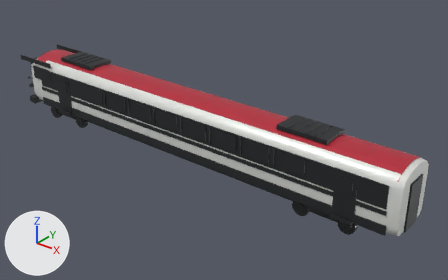
Before and after pictures for a commit that changed the glTF model public/models/railjet-lab/blender/railjet-classic-driving-trailer.glb.
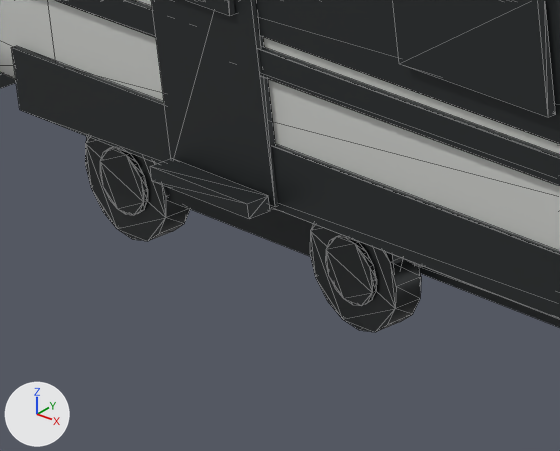
The first picture shows the older version from a camera (50 mm lens) standing at (21.3, -23.3, 16.4) and looking at (1.9, 1.0, 1.4). The close-ups show the older and then the newer version on the part from 9% to 23% of the width and 33% to 50% of the height of that picture. Only the edits that show in the close-ups are written down. The axes (+X, +Y, +Z) are drawn at lower left. The lights are the same throughout. The close-ups show mesh edges as thin lines. Where no turn or scale is listed for an object, it has been applied to the vertices.

Names of what the first close-up shows: 'driving_trailer_bogie_a_brake_disc_-1_0', 'driving_trailer_bogie_a_brake_disc_-1_1', 'driving_trailer_bogie_a_sideframe_-1', 'driving_trailer_bogie_a_wheel_-1_0', 'driving_trailer_bogie_a_wheel_-1_1', 'driving_trailer_door_-1_0', 'driving_trailer_door_step_-1_0', 'driving_trailer_lofted_body', 'driving_trailer_lower_skirt_-1', 'driving_trailer_red_belt_-1', 'driving_trailer_window_-1_0', 'driving_trailer_window_band_-1' and 4 more.
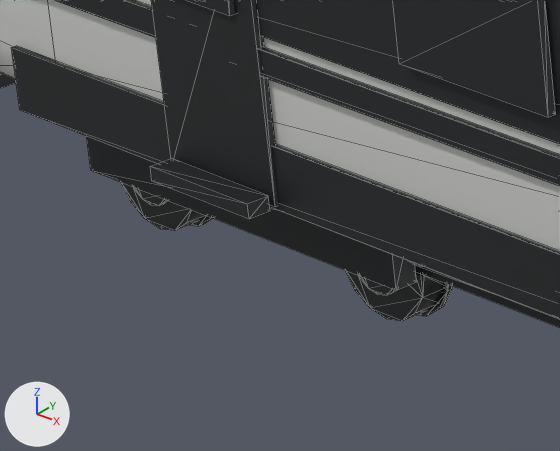
What changed in the scene script:
```text
Change ob_driving_trailer_bogie_a_brake_disc__1_0:
    ob_driving_trailer_bogie_a_brake_disc__1_0.location: (-1.25, -1.085, 0.46) -> (-1.25, -0.863, 0.46)
Change ob_driving_trailer_bogie_a_brake_disc__1_1:
    ob_driving_trailer_bogie_a_brake_disc__1_1.location: (1.25, -1.085, 0.46) -> (1.25, -0.863, 0.46)
Change ob_driving_trailer_bogie_a_wheel__1_0:
    ob_driving_trailer_bogie_a_wheel__1_0.location: (-1.25, -0.96, 0.46) -> (-1.25, -0.718, 0.46)
Change ob_driving_trailer_bogie_a_wheel__1_1:
    ob_driving_trailer_bogie_a_wheel__1_1.location: (1.25, -0.96, 0.46) -> (1.25, -0.718, 0.46)
Add ob_driving_trailer_bogie_a_flange__1_1:
    ob_driving_trailer_bogie_a_flange__1_1 = bpy.data.objects.new('driving_trailer_bogie_a_flange_-1_1', me_rj_unitcylinder_16)
    ob_driving_trailer_bogie_a_flange__1_1.parent = ob_driving_trailer_bogie_a
    ob_driving_trailer_bogie_a_flange__1_1.location = (1.25, -0.613, 0.46)
    ob_driving_trailer_bogie_a_flange__1_1.rotation_euler = (1.571, 0.0, 0.0)  # degrees (90, 0, 0)
    ob_driving_trailer_bogie_a_flange__1_1.scale = (0.984, 0.984, 0.035)
Add ob_driving_trailer_bogie_a_flange__1_0:
    ob_driving_trailer_bogie_a_flange__1_0 = bpy.data.objects.new('driving_trailer_bogie_a_flange_-1_0', me_rj_unitcylinder_16)
    ob_driving_trailer_bogie_a_flange__1_0.parent = ob_driving_trailer_bogie_a
    ob_driving_trailer_bogie_a_flange__1_0.location = (-1.25, -0.613, 0.46)
    ob_driving_trailer_bogie_a_flange__1_0.rotation_euler = (1.571, 0.0, 0.0)  # degrees (90, 0, 0)
    ob_driving_trailer_bogie_a_flange__1_0.scale = (0.984, 0.984, 0.035)
```

Boxes [x1, y1, x2, y2] around the edits, measured in the close-ups (560 x 451 px):
'driving_trailer_bogie_a_wheel_-1_1', moved
    before: [310, 224, 421, 332]
    after: [345, 270, 445, 321]
'driving_trailer_bogie_a_wheel_-1_0', moved
    before: [85, 137, 190, 241]
    after: [121, 182, 206, 230]
'driving_trailer_bogie_a_brake_disc_-1_1', moved
    before: [325, 235, 376, 306]
    after: [359, 276, 396, 295]
'driving_trailer_bogie_a_brake_disc_-1_0', moved
    before: [100, 147, 148, 215]
    after: [133, 187, 168, 206]
'driving_trailer_bogie_a_flange_-1_1', added
    after: [418, 283, 452, 316]
'driving_trailer_bogie_a_flange_-1_0', added (mostly hidden)
    after: [190, 216, 212, 226]
'driving_trailer_bogie_a_sideframe_-1', unchanged, uncovered by the edit
    before: [86, 136, 406, 265]
    after: [86, 136, 417, 290]
